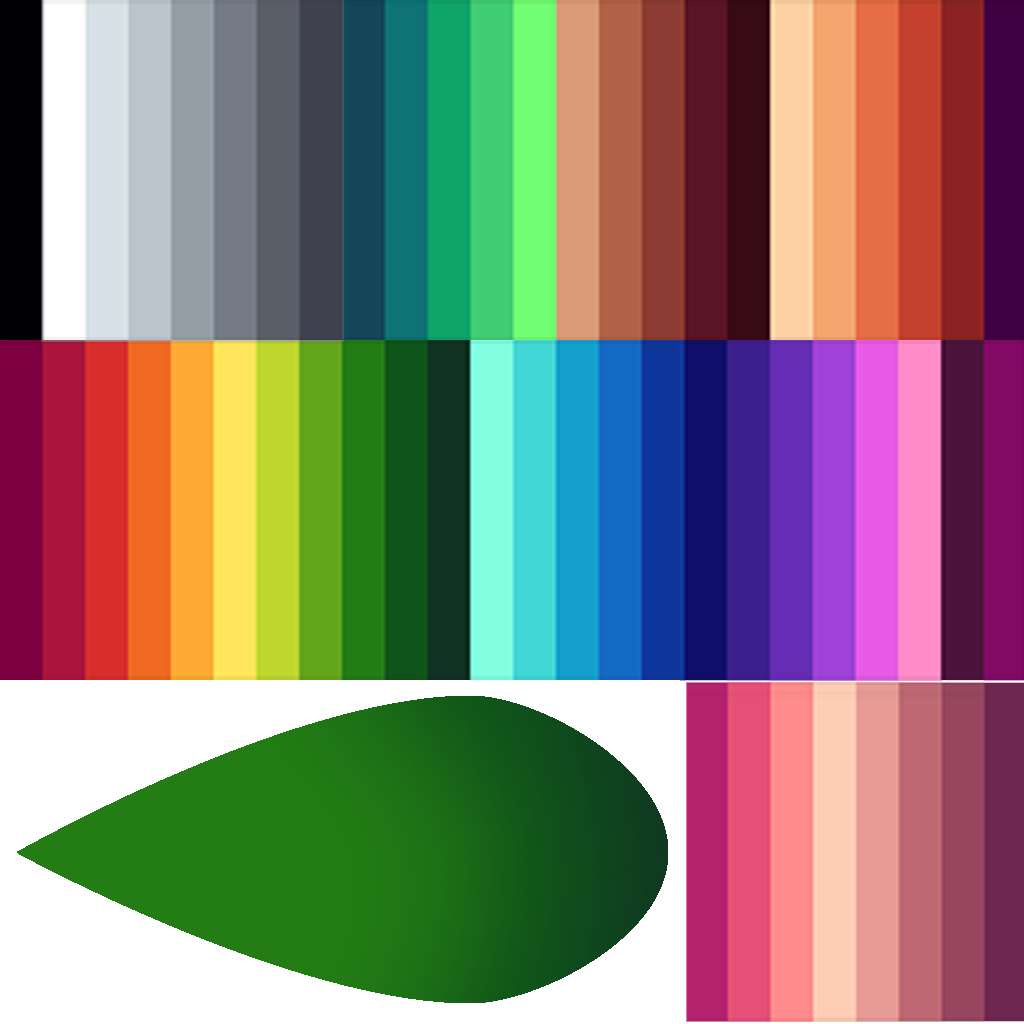
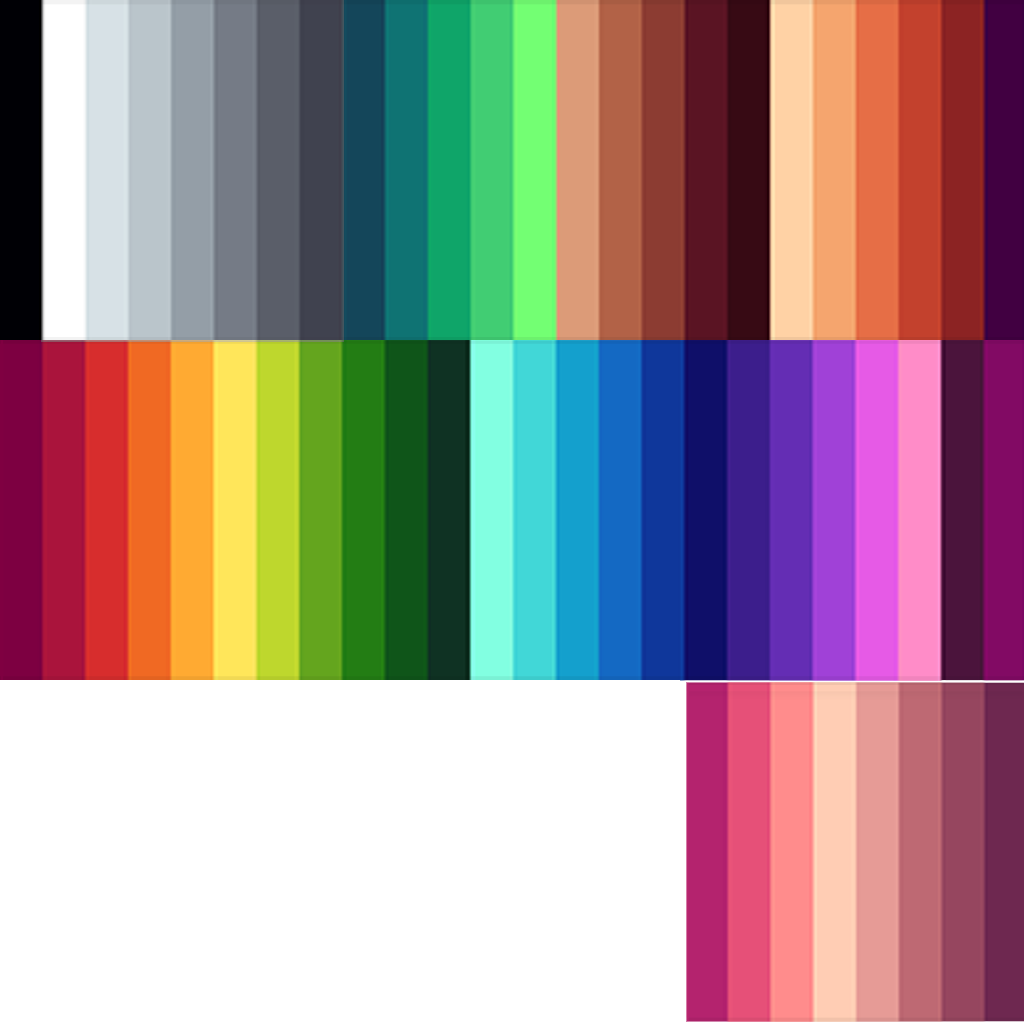
Comparing the layer stacks of the two 1024×1024 images. Changes:
removed layer "Layer 3" over <box>118,696,668,1003</box>
removed layer "Layer 2" over <box>17,696,668,1003</box>
added group "Group 1" with 3 layers over <box>17,696,668,1003</box>
moved "Layer 1" into group "Group 1" over <box>17,696,668,1003</box>
